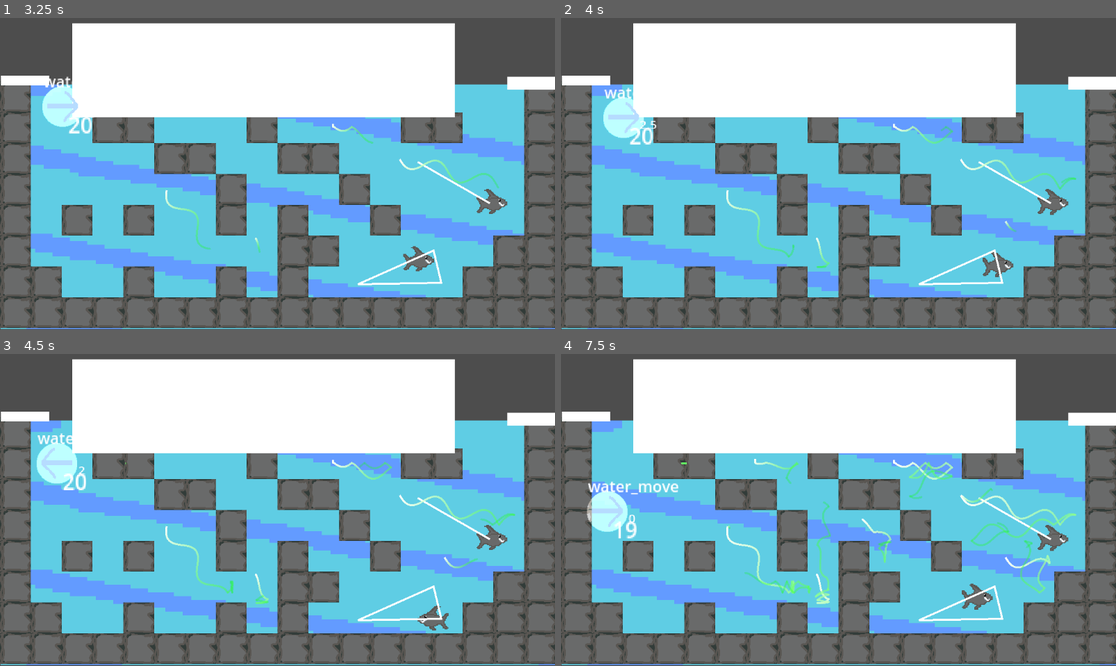
Above: before the commit, frames 1-4 (two rows, left to right).
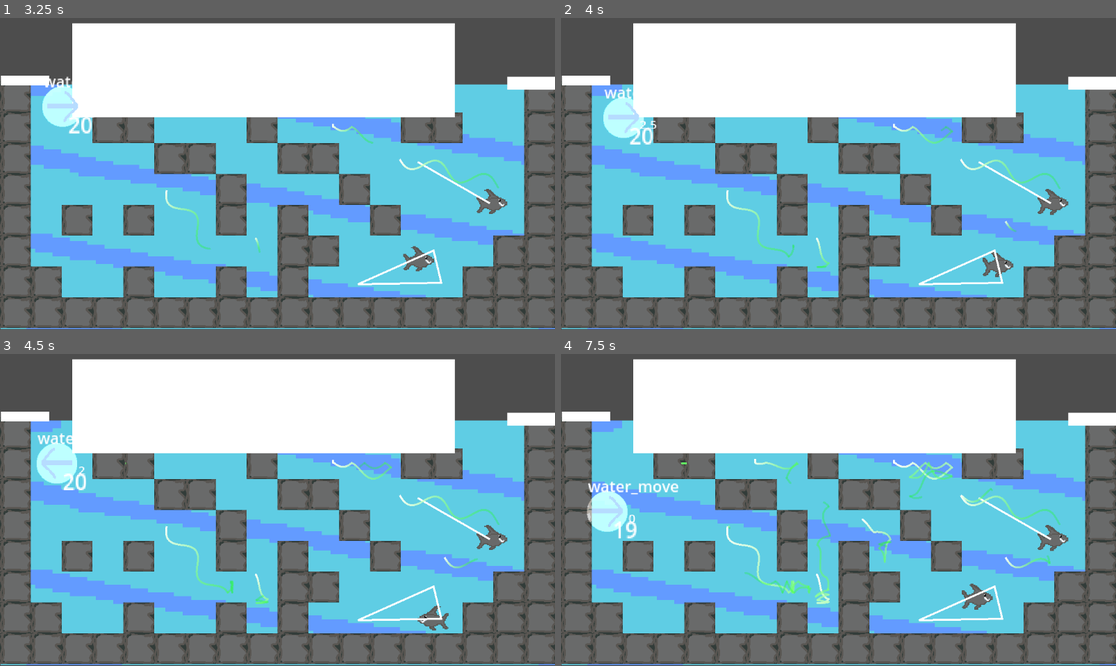
Above: after the commit, the same moments.

Repository: LuBolin/CaveDiver
Game: Godot game, scene res://levels/sandbox.tscn
Two runs of this game, one before a commit and one after it. Both use one fixed random seed, a clock stepped at 60 frames per second and the inputs below.
Inputs (mouse positions are in pixels of both pictures, inside the frame that each line leads up to):
- Up to frame 1 (3.25 s): move the mouse to (399, 158) at 0.52 s; hold D (move_right) 0.53-2.03 s; click (399, 158) at 0.67 s; tap Space (move_up) at 0.77, 1.52, 3.02 s; move the mouse to (166, 189) at 1.27 s; click (166, 189) at 1.42 s; move the mouse to (333, 105) at 2.02 s; hold A (move_left) 2.03-2.78 s; click (333, 105) at 2.17 s; move the mouse to (249, 236) at 2.77 s; hold D (move_right) from 2.78 s (still down); click (249, 236) at 2.92 s
- Up to frame 2 (4 s): keep holding D (move_right); move the mouse to (1005, 220) at 3.52 s; click (1005, 220) at 3.67 s; tap Space (move_up) at 3.77 s
- Up to frame 3 (4.5 s): move the mouse to (111, 463) at 4.27 s; release D (move_right) at 4.28 s; hold A (move_left) from 4.28 s (still down); click (111, 463) at 4.42 s
- Up to frame 4 (7.5 s): tap Space (move_up) at 4.52, 6.02, 6.77 s; move the mouse to (866, 510) at 5.02 s; release A (move_left) at 5.03 s; hold D (move_right) 5.03-5.78 s; click (866, 510) at 5.17 s; move the mouse to (755, 432) at 5.77 s; hold A (move_left) 5.78-7.28 s; click (755, 432) at 5.92 s; move the mouse to (960, 494) at 6.52 s; click (960, 494) at 6.67 s; move the mouse to (727, 525) at 7.27 s; hold D (move_right) from 7.28 s (still down); click (727, 525) at 7.42 s

Frame 1 is identical in both runs. In frame 2, less than 0.1% of the frame differs, in the area x 89-93%, y 51-56%; in frame 3, 0.1%; in frame 4, 0.6%, in the area x 73-93%, y 45-77%.

Commit message:
fish dying working

Diff:
--- a/objects/fish/FishTrail.gd
+++ /dev/null
@@ -1,10 +0,0 @@
-class_name FishTrail
-extends Line2D
-
-func update(delta) -> void:
-	var local = to_local(get_parent().global_position)
-	if get_point_count() == 0: # first time
-		add_point(local)
-		add_point(local)
-	else:
-		add_point(local)
--- a/objects/fish/FishTypes/FishType.gd
+++ b/objects/fish/FishTypes/FishType.gd
@@ -10,19 +10,16 @@
 var sprite : FishSprite
 var movement : Movement
 var fish_trail : FishTrail
+var die : Callable
 
-func initialise(ft : FishType, sp: FishSprite, mv: Movement, f_trail : FishTrail, direction : Vector2) -> void:
+func initialise(ft : FishType, sp: FishSprite, mv: Movement, f_trail : FishTrail, direction : Vector2, d : Callable) -> void:
 	fish_type = ft
 	sprite = sp
 	movement = mv
 	fish_trail = f_trail
 	movement.scale = Vector2(size, size)
+	die = d
 	movement.initialise(move_function, collision_function, direction.normalized() * speed)
-
-func update(delta) -> void:
-	movement.move(delta)
-	sprite.update(movement.get_velocity().angle())
-	fish_trail.update(delta)
 
 ## FishType variant variables and functions
 ## Use _init to initialise these variables
--- a/objects/fish/FishTypes/FishTypeSinusoidal.gd
+++ b/objects/fish/FishTypes/FishTypeSinusoidal.gd
@@ -19,9 +19,9 @@
 
 ## Define what should be done on collision with a KinematicCollision2D object
 func collision_function(kmbd : KinematicCollision2D) -> void:
+	if(kmbd.get_collider().name == "Shark"):
+		die.call()
 	movement.bounce(kmbd)	#bounce no matter what
 	var angle = kmbd.get_angle()
 	var offset = period - 2 * angle
-	#cycle -= offset
 	cycle += period / 2
-	#cycle = 0
--- a/objects/fish/basicfish.tscn
+++ b/objects/fish/basicfish.tscn
@@ -1,6 +1,6 @@
 [gd_scene load_steps=4 format=3 uid="uid://bdbqbregiv5ws"]
 
-[ext_resource type="Script" path="res://objects/fish/Fish.gd" id="1_0ih44"]
+[ext_resource type="Script" path="res://objects/fish/fish-scripts/Fish.gd" id="1_0ih44"]
 [ext_resource type="Script" path="res://objects/fish/FishTypes/FishTypeBasic.gd" id="2_6h74k"]
 [ext_resource type="PackedScene" uid="uid://co4gl2wl5vnrm" path="res://objects/fish/fish-skeleton.tscn" id="3_2utv1"]
 
--- a/objects/fish/Fish.gd
+++ b/objects/fish/fish-scripts/Fish.gd
@@ -8,12 +8,26 @@
 @export var skeleton : FishSkeleton
 @export var fish_type : FishType
 
+var live : bool
+
 func _ready():
 	skeleton.install(fish_type)
+	live = true
 
 func _process(delta):
-	fish_type.update(delta)
+	update(delta)
 
 ## Spawner should call launch(direction) when instantiating
 func launch(direction : Vector2) -> void:
-	skeleton.launch(direction)
+	skeleton.launch(direction, die)
+
+func update(delta):
+	if (live):
+		skeleton.update(delta)
+
+func die() -> void:
+	live = false
+	var trail : FishTrail = skeleton.find_child("Trail")
+	trail.die()
+	trail.reparent(get_parent())
+	skeleton.queue_free()
--- a/objects/fish/FishSkeleton.gd
+++ b/objects/fish/fish-scripts/FishSkeleton.gd
@@ -6,7 +6,7 @@
 
 @export var sprite : Sprite2D
 @export var movement : Movement
-@export var trail : FishTrail
+@export var fish_trail : FishTrail
 
 var fish_type : FishType
 
@@ -18,5 +18,10 @@
 	fish_type = ft
 
 ## TODO temporary to fit code, remove later
-func launch(direction : Vector2):
-	fish_type.initialise(fish_type, sprite, movement, trail, direction)
+func launch(direction : Vector2, die : Callable) -> void:
+	fish_type.initialise(fish_type, sprite, movement, fish_trail, direction, die)
+
+func update(delta) -> void:
+	movement.move(delta)
+	sprite.update(movement.get_velocity().angle())
+	fish_trail.update(delta)
--- /dev/null
+++ b/objects/fish/fish-scripts/FishTrail.gd
@@ -0,0 +1,16 @@
+class_name FishTrail
+extends Line2D
+
+var live : bool  = true
+
+func update(delta) -> void:
+	if (live):
+		var local = to_local(get_parent().global_position)
+		if get_point_count() == 0: # first time
+			add_point(local)
+			add_point(local)
+		else:
+			add_point(local)
+
+func die():
+	live = false
--- a/objects/fish/fish-skeleton.tscn
+++ b/objects/fish/fish-skeleton.tscn
@@ -1,9 +1,9 @@
 [gd_scene load_steps=8 format=3 uid="uid://co4gl2wl5vnrm"]
 
-[ext_resource type="Script" path="res://objects/fish/FishSkeleton.gd" id="1_007le"]
-[ext_resource type="Script" path="res://objects/fish/Movement.gd" id="2_u4bfd"]
-[ext_resource type="Script" path="res://objects/fish/FishSprite.gd" id="4_ujw0s"]
-[ext_resource type="Script" path="res://objects/fish/FishTrail.gd" id="5_x3ex4"]
+[ext_resource type="Script" path="res://objects/fish/fish-scripts/FishSkeleton.gd" id="1_007le"]
+[ext_resource type="Script" path="res://objects/fish/fish-scripts/Movement.gd" id="2_u4bfd"]
+[ext_resource type="Script" path="res://objects/fish/fish-scripts/FishSprite.gd" id="4_ujw0s"]
+[ext_resource type="Script" path="res://objects/fish/fish-scripts/FishTrail.gd" id="5_x3ex4"]
 
 [sub_resource type="CircleShape2D" id="CircleShape2D_cqiy6"]
 radius = 67.42
@@ -14,11 +14,11 @@
 [sub_resource type="Gradient" id="Gradient_xtmbd"]
 colors = PackedColorArray(1, 1, 1, 1, 0, 1, 0, 0.231373)
 
-[node name="FishSkeleton" type="Node2D" node_paths=PackedStringArray("sprite", "movement", "trail")]
+[node name="FishSkeleton" type="Node2D" node_paths=PackedStringArray("sprite", "movement", "fish_trail")]
 script = ExtResource("1_007le")
 sprite = NodePath("Movement/Sprite")
 movement = NodePath("Movement")
-trail = NodePath("Movement/Trail")
+fish_trail = NodePath("Movement/Trail")
 
 [node name="Movement" type="CharacterBody2D" parent="."]
 script = ExtResource("2_u4bfd")
--- a/objects/fish/sinusoidalfish.tscn
+++ b/objects/fish/sinusoidalfish.tscn
@@ -1,6 +1,6 @@
 [gd_scene load_steps=4 format=3 uid="uid://bklcldpxvdiad"]
 
-[ext_resource type="Script" path="res://objects/fish/Fish.gd" id="1_7tkhu"]
+[ext_resource type="Script" path="res://objects/fish/fish-scripts/Fish.gd" id="1_7tkhu"]
 [ext_resource type="Script" path="res://objects/fish/FishTypes/FishTypeSinusoidal.gd" id="2_2dmav"]
 [ext_resource type="PackedScene" uid="uid://co4gl2wl5vnrm" path="res://objects/fish/fish-skeleton.tscn" id="3_8lwjj"]
 
Not shown, added: objects/fish/fish-documentation/FishDocumentation.txt
Renamed: objects/fish/HowToMakeFishMe.txt -> objects/fish/fish-documentation/HowToMakeFishMe.txt
Renamed: objects/fish/FishSprite.gd -> objects/fish/fish-scripts/FishSprite.gd
Renamed: objects/fish/Movement.gd -> objects/fish/fish-scripts/Movement.gd
